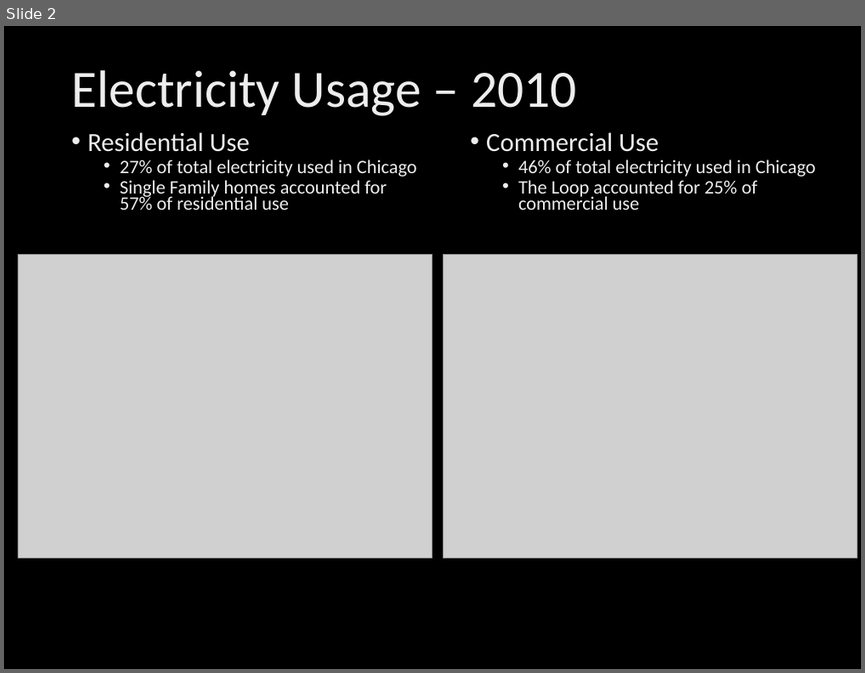
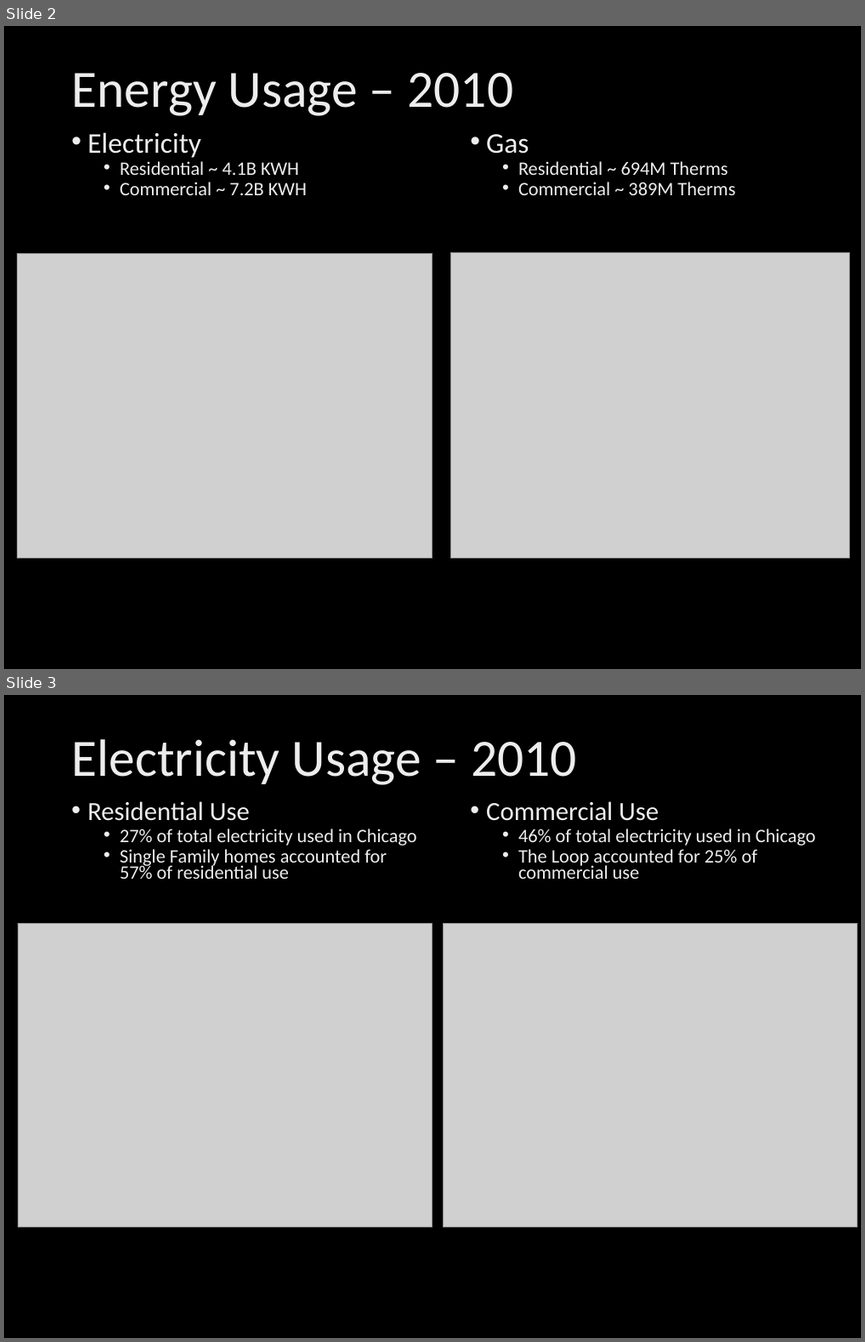
Before and after one commit to byoung11644/Chicago_Energy, a slide deck: Energy ppt.pptx. Shown one above the other, each under a label of ours: slide 2 before the commit, slides 2 and 3 after it. The pictures are 865x673 and 865x1342 pixels, drawn with LibreOffice and Linux fonts; fonts in the diff are those of the drawing; grey boxes stand for pictures; background and template pictures are left out. Boxes give left, top, right and bottom in pixels: in the first picture for what was removed or moved away, otherwise in the second. Text is boxed around its words. In the diff, an @@ line names an element or a change of style, - is before the commit and + after.

```diff
--- a/Energy ppt.pptx
+++ b/Energy ppt.pptx
@@ slide 2 added at (x1=4, y1=26, x2=861, y2=669), background picture (left out) @@
@@ title added at (x1=71, y1=73, x2=513, y2=116), 44 pt, text gradient #BFBFBF to #EDEDED to #FFFFFF @@
+Energy Usage – 2010
@@ text added at (x1=87, y1=132, x2=307, y2=195), 16 pt, text gradient #BFBFBF to #EDEDED to #FFFFFF @@
+• Electricity
+  • Residential ~ 4.1B KWH
+  • Commercial ~ 7.2B KWH
@@ text added at (x1=486, y1=134, x2=735, y2=195), 16 pt, text gradient #BFBFBF to #EDEDED to #FFFFFF @@
+• Gas
+  • Residential ~ 694M Therms
+  • Commercial ~ 389M Therms
@@ picture added at (x1=17, y1=253, x2=432, y2=557) @@
@@ picture added at (x1=450, y1=252, x2=849, y2=557) @@
@@ what was slide 2 is now slide 3 @@
```
Also in this commit, not shown: 3 slides changed, 6 other slides added, 1 slide removed, 1 other file.
